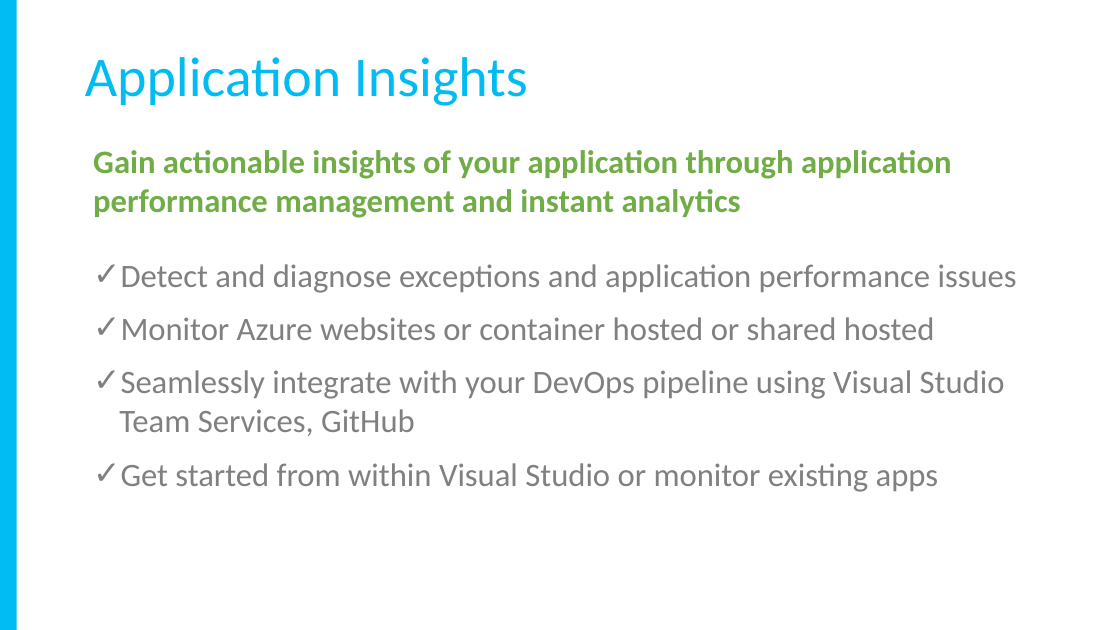
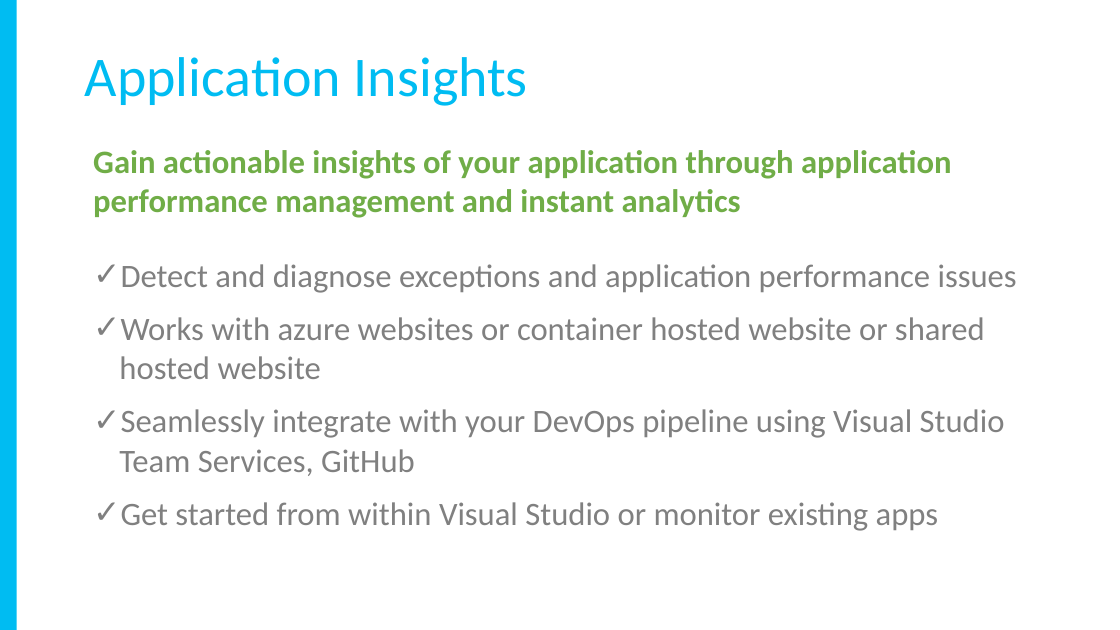
Before and after one commit to yadavavijay/tips-tricks, a slide deck: slide 4 of EmptyProject/Slides.pptx. Drawn at 1120x630 pixels with LibreOffice and Linux fonts; fonts in the diff are those of the drawing. Boxes give left, top, right and bottom in pixels: in the first picture for what was removed or moved away, otherwise in the second. Text is boxed around its words. In the diff, an @@ line names an element or a change of style, - is before the commit and + after.

```diff
--- a/EmptyProject/Slides.pptx
+++ b/EmptyProject/Slides.pptx
@@ text at (119, 317, 985, 379): text changed @@
-✓ Monitor Azure websites or container hosted or shared hosted
+✓ Works with azure websites or container hosted website or shared hosted website
```
Also in this commit, not shown: 6 other slides changed.
